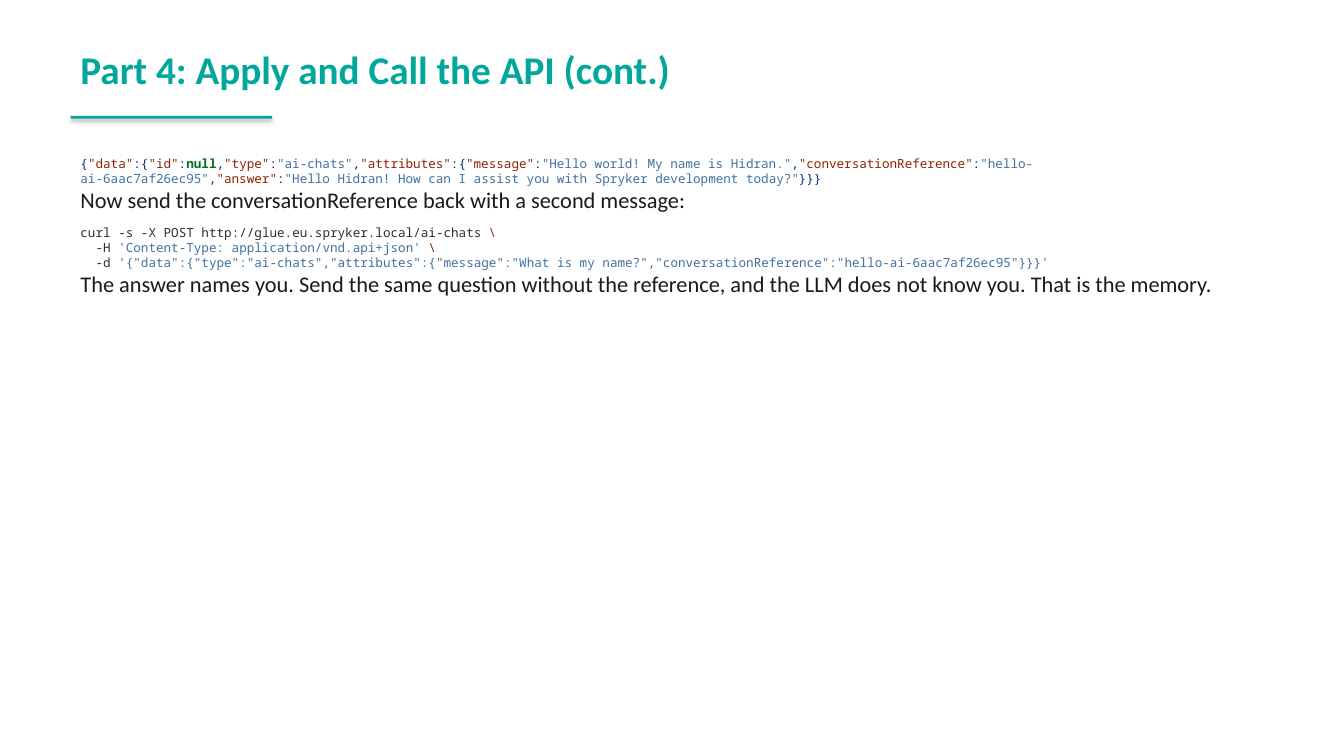
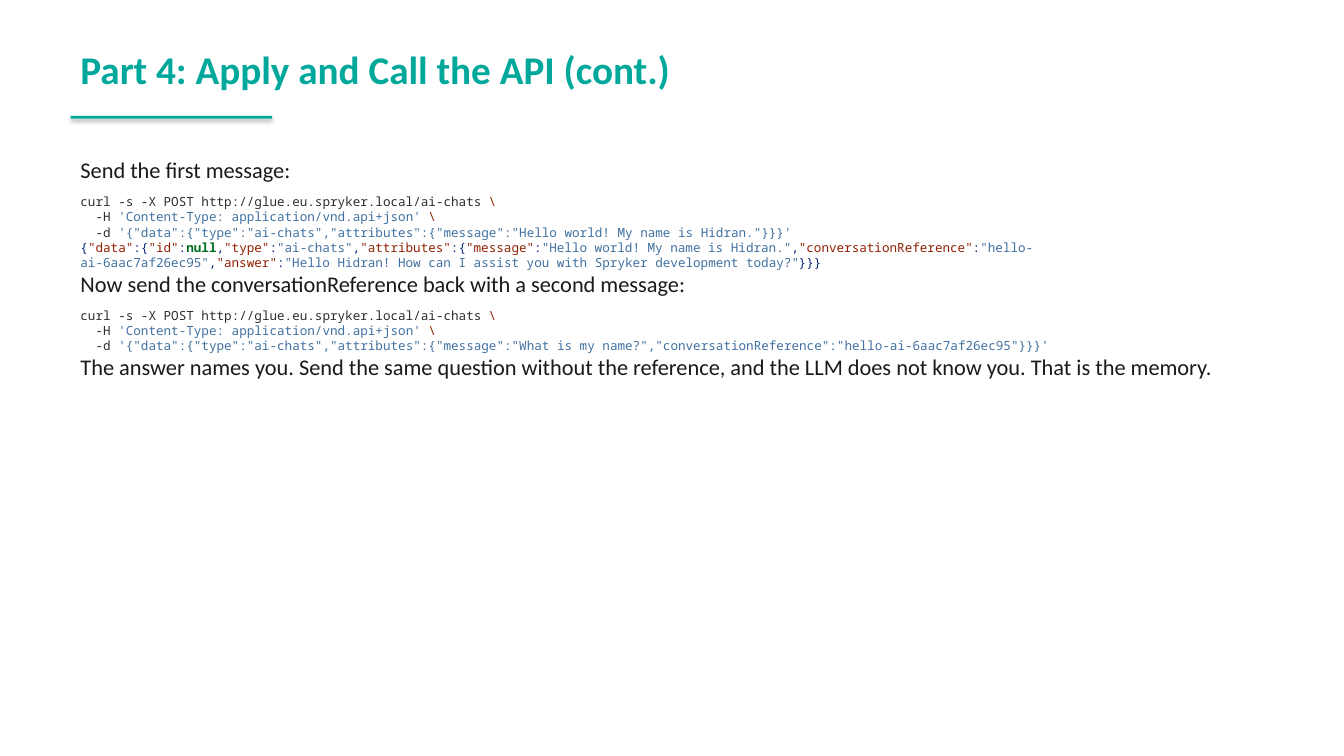
Before and after one commit to spryker-academy/instructor-exercises, a slide deck: slide 47 of guides-pptx/spryker-academy-ai.pptx. Drawn at 1344x756 pixels with LibreOffice and Linux fonts; fonts in the diff are those of the drawing. Boxes give left, top, right and bottom in pixels: in the first picture for what was removed or moved away, otherwise in the second. Text is boxed around its words. In the diff, an @@ line names an element or a change of style, - is before the commit and + after.

```diff
--- a/guides-pptx/spryker-academy-ai.pptx
+++ b/guides-pptx/spryker-academy-ai.pptx
@@ text at (80, 162, 792, 240): paragraphs added @@
+Send the first message:
+curl -s -X POST http://glue.eu.spryker.local/ai-chats \
+-H 'Content-Type: application/vnd.api+json' \
+-d '{"data":{"type":"ai-chats","attributes":{"message":"Hello world! My name is Hidran."}}}'
```
Also in this commit, not shown: 2 other slides changed, 13 other files.
